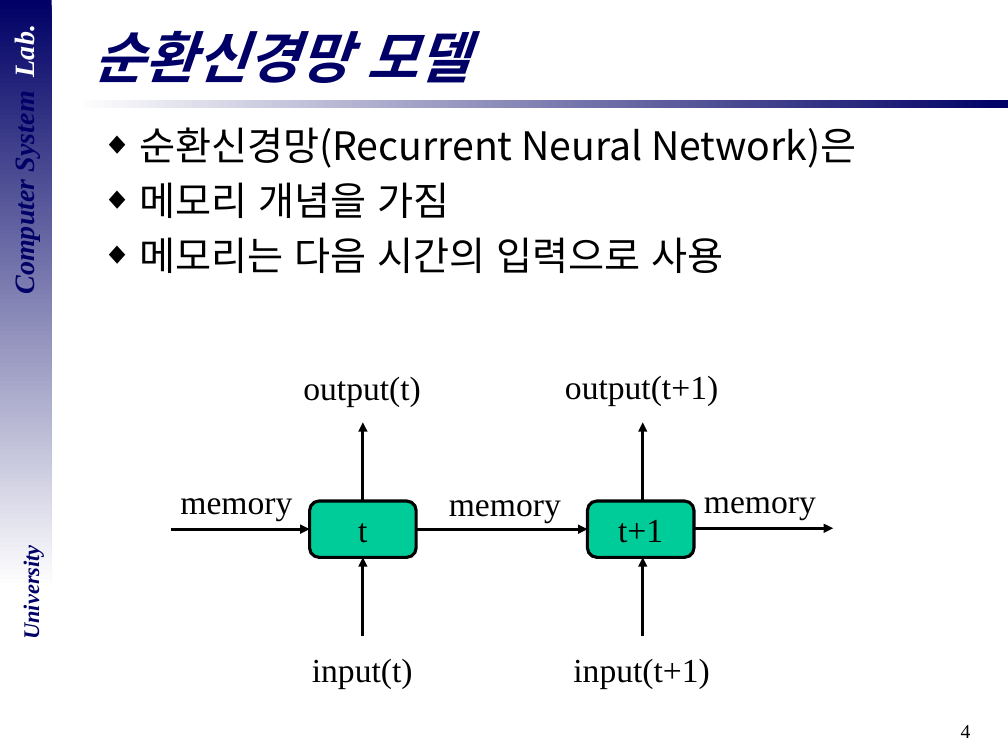
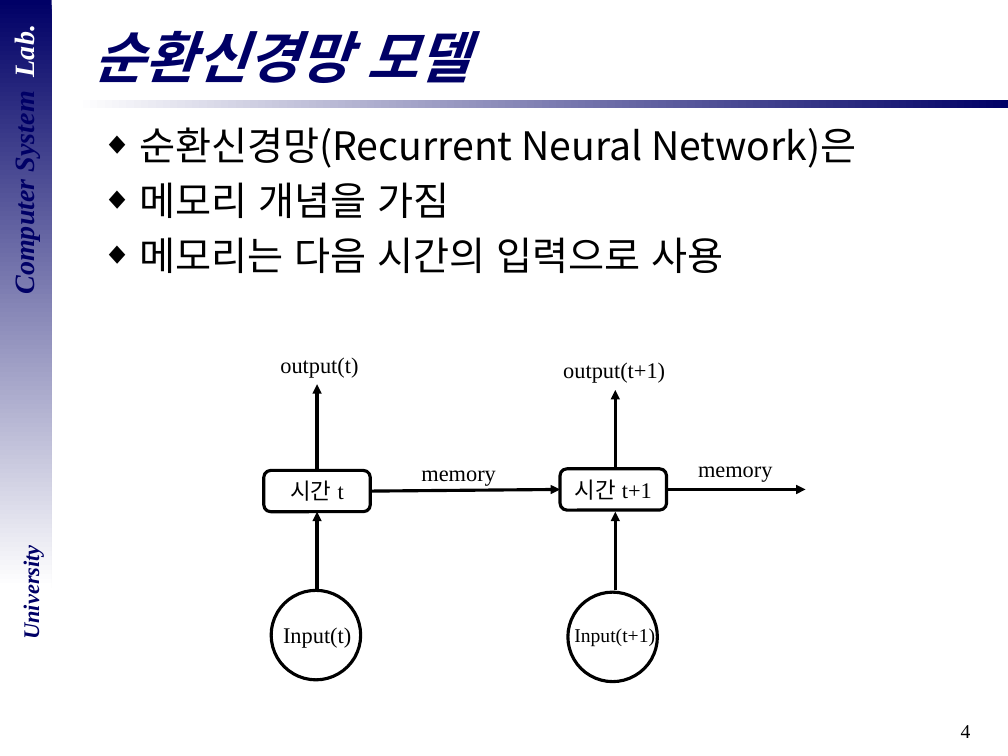
Before and after one commit to DevelopLee20/SNN, a slide deck: slide 4 of cs semina/졸업 논문 심사.pptx. Drawn at 1008x756 pixels with LibreOffice and Linux fonts; fonts in the diff are those of the drawing; background and template pictures are left out. Boxes give left, top, right and bottom in pixels: in the first picture for what was removed or moved away, otherwise in the second. Text is boxed around its words. In the diff, an @@ line names an element or a change of style, - is before the commit and + after.

```diff
--- a/cs semina/졸업 논문 심사.pptx
+++ b/cs semina/졸업 논문 심사.pptx
@@ text "output(t)": place and size @@
-text "output(t)" at box(303, 377, 421, 407)
+text "output(t)" at box(280, 357, 358, 378)
@@ text "output(t+1)": place and size @@
-text "output(t+1)" at box(565, 376, 718, 406)
+text "output(t+1)" at box(563, 362, 665, 383)
@@ arrow moved from (363, 501) - (363, 422) to (318, 471) - (318, 384) @@
@@ arrow moved from (643, 501) - (643, 422) to (615, 469) - (615, 390) @@
@@ rounded rectangle "시간 t" at box(264, 471, 371, 512): fill #00CC99 to none @@
@@ rounded rectangle "시간 t": place and size @@
-rounded rectangle "시간 t" at box(309, 501, 416, 557)
+rounded rectangle "시간 t" at box(264, 471, 371, 512)
@@ size 24 to 16 pt in 4 elements at box(563, 362, 665, 383), box(698, 466, 772, 482), box(280, 357, 358, 378), box(421, 470, 495, 486) @@
@@ text "memory": place and size @@
-text "memory" at box(449, 500, 561, 523)
+text "memory" at box(421, 470, 495, 486)
@@ rounded rectangle "시간 t+1": place and size @@
-rounded rectangle "시간 t+1" at box(588, 501, 695, 557)
+rounded rectangle "시간 t+1" at box(560, 469, 667, 510)
@@ rounded rectangle "시간 t+1" at box(560, 469, 667, 510): fill #00CC99 to none @@
@@ text in rounded rectangle at box(575, 479, 652, 500): text changed; size 24 to 16 pt @@
-t+1
+시간 t+1
@@ text "memory": place and size @@
-text "memory" at box(704, 497, 816, 519)
+text "memory" at box(698, 466, 772, 482)
@@ text removed at box(180, 498, 292, 520) @@
-memory
@@ text in rounded rectangle at box(290, 480, 344, 501): text changed; size 24 to 16 pt @@
-t
+시간 t
@@ arrow moved from (416, 529) - (588, 529) to (370, 491) - (560, 490) @@
@@ arrow moved from (694, 528) - (833, 528) to (666, 490) - (805, 490) @@
@@ arrow removed from (170, 529) to (309, 529) @@
@@ arrow moved from (363, 636) - (363, 557) to (318, 591) - (318, 512) @@
@@ arrow moved from (643, 636) - (643, 557) to (615, 591) - (615, 512) @@
@@ ellipse added at box(271, 591, 361, 680), outline #000000 2.25 pt @@
@@ ellipse added at box(568, 592, 657, 681), outline #000000 2.25 pt @@
@@ text at box(283, 627, 351, 648): text changed; size 24 to 16 pt @@
-input(t)
+Input(t)
@@ text at box(574, 627, 655, 647): text changed; size 24 to 14 pt @@
-input(t+1)
+Input(t+1)
```
Also in this commit, not shown: 2 other slides changed, 1 slide added, 1 slide removed, 1 other file.
